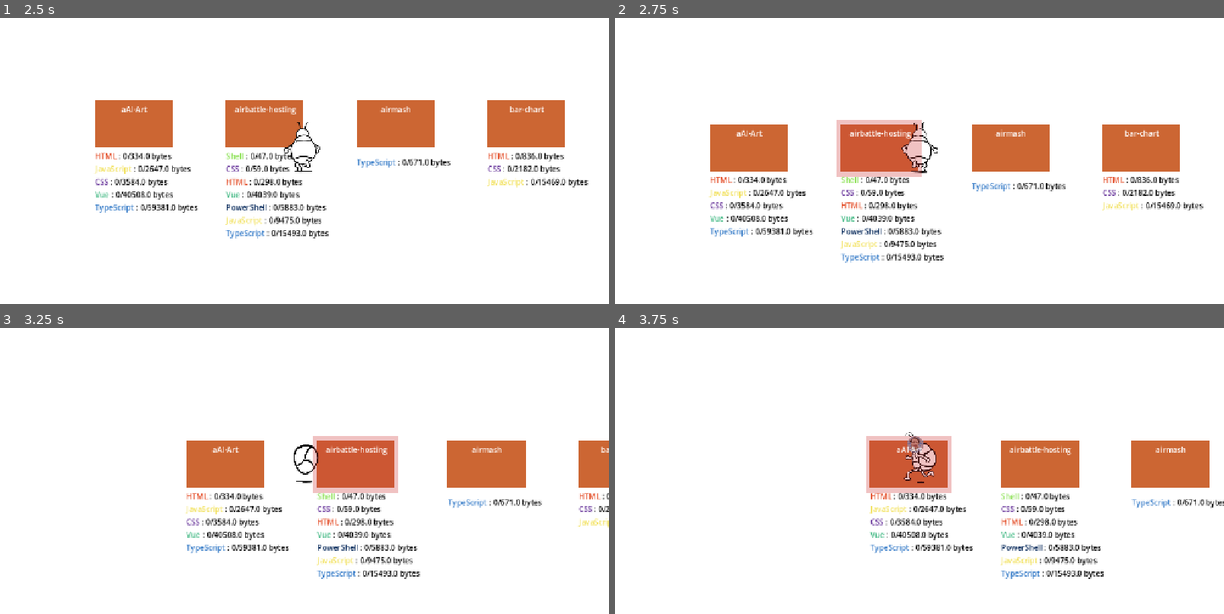
Above: before the commit, frames 1-4 (two rows, left to right).
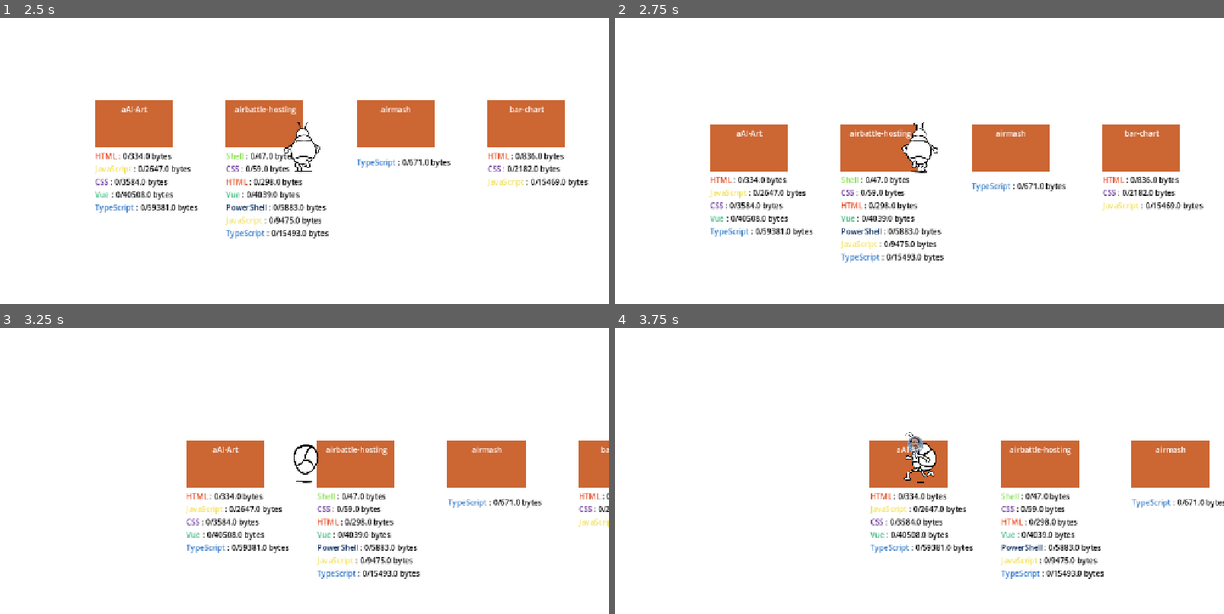
Above: after the commit, the same moments.

Repository: parsehex/git-outta-here
Game: Godot game, scene res://scenes/levels/Intro.tscn
Two runs of this game, one before a commit and one after it. Both use one fixed random seed, a clock stepped at 60 frames per second and the inputs below.
Inputs:
- Up to frame 1 (2.5 s): click "New Game" at 0.5 s; tap Enter at 1.25 s; hold Up (move_up) from 1.28 s (still down); tap Ctrl (attack) at 1.35 s; tap E (interact) at 2.1 s
- Up to frame 2 (2.75 s): keep holding Up (move_up)
- Up to frame 3 (3.25 s): release Up (move_up) at 2.78 s; hold Left (move_left) from 2.78 s (still down); tap Space (roll) at 2.85 s
- Up to frame 4 (3.75 s): keep holding Left (move_left); tap Shift (run) at 3.6 s

Frame 1 is identical in both runs. In frame 2, 0.9% of the frame differs, in the area x 36-51%, y 35-56%; in frame 3, 0.7%; in frame 4, 1.1%, in the area x 41-56%, y 37-58%.

Commit message:
display mine amounts instead of from inventory

Diff:
--- a/scenes/misc/Mine.tscn
+++ b/scenes/misc/Mine.tscn
@@ -37,6 +37,7 @@
 horizontal_alignment = 1
 
 [node name="CountLabel" type="Label" parent="."]
+z_index = -1
 offset_left = -60.0
 offset_top = 55.0
 offset_right = 61.0
--- a/scenes/misc/Repository.gd
+++ b/scenes/misc/Repository.gd
@@ -4,6 +4,7 @@
 @export var repo_data: Dictionary = {}
 
 signal repo_interacted(repo_node: Node)
+signal repo_completed(repo_node: Node)
 
 @onready var progress_bar: ProgressBar = $ProgressBar
 @onready var range_indicator = $RangeIndicator
@@ -12,6 +13,7 @@
 
 var player_in_range = false
 var player_node = null
+var deposited = {}
 var deposit_progress = 0.0
 var deposit_duration = 3.0 # seconds to deposit
 
@@ -26,6 +28,11 @@
 		range_indicator.visible = false
 	if name_label:
 		name_label.text = repo_name
+
+	# Initialize deposited amounts
+	for lang in repo_data.languages:
+		deposited[lang] = 0
+
 	_update_language_list()
 	pass
 
@@ -56,7 +63,7 @@
 	var labels = []
 	for lang in sorted_languages:
 		var required = repo_data.languages[lang]
-		var current = Inventory.get_item(lang)
+		var current = deposited.get(lang, 0)
 
 		# Create HBoxContainer for this language entry
 		var hbox = HBoxContainer.new()
@@ -113,10 +120,10 @@
 
 	for lang in repo_data.languages:
 		var required = repo_data.languages[lang]
-		var current = Inventory.get_item(lang)
-		if current < required:
-			return false
-	return true
+		var available = Inventory.get_item(lang)
+		if available > 0:
+			return true
+	return false
 
 func _deposit_completed():
 	if not repo_data.has("languages"):
@@ -124,21 +131,40 @@
 
 	for lang in repo_data.languages:
 		var required = repo_data.languages[lang]
-		Inventory.remove_item(lang, required)
-		print("Deposited " + str(required) + " bytes of " + lang + " to " + repo_name)
+		var available = Inventory.get_item(lang)
+		var to_deposit = min(required - deposited[lang], available)
+		if to_deposit > 0:
+			Inventory.remove_item(lang, to_deposit)
+			deposited[lang] += to_deposit
+			print("Deposited " + str(to_deposit) + " bytes of " + lang + " to " + repo_name)
 
 	# Update the language list after deposit
 	_update_language_list()
 
-	# Mark this repository as completed (you might want to track this in a separate system)
-	print("Repository " + repo_name + " completed!")
+	# Check if repository is completed
+	var completed = true
+	for lang in repo_data.languages:
+		if deposited[lang] < repo_data.languages[lang]:
+			completed = false
+			break
+
+	if completed:
+		repo_completed.emit(self)
+		print("Repository " + repo_name + " completed!")
 
 func _on_body_entered(body):
 	if body is Player:
 		player_in_range = true
 		player_node = body
 		if range_indicator:
-			range_indicator.visible = true
+			# Check if repository is already completed
+			var completed = true
+			for lang in repo_data.languages:
+				if deposited[lang] < repo_data.languages[lang]:
+					completed = false
+					break
+			if not completed and _has_required_languages():
+				range_indicator.visible = true
 		print("Player entered repository area: " + repo_name)
 
 func _on_body_exited(body):
Not shown: 1 places in scenes/misc/Mine.tscn that only renumber resources
